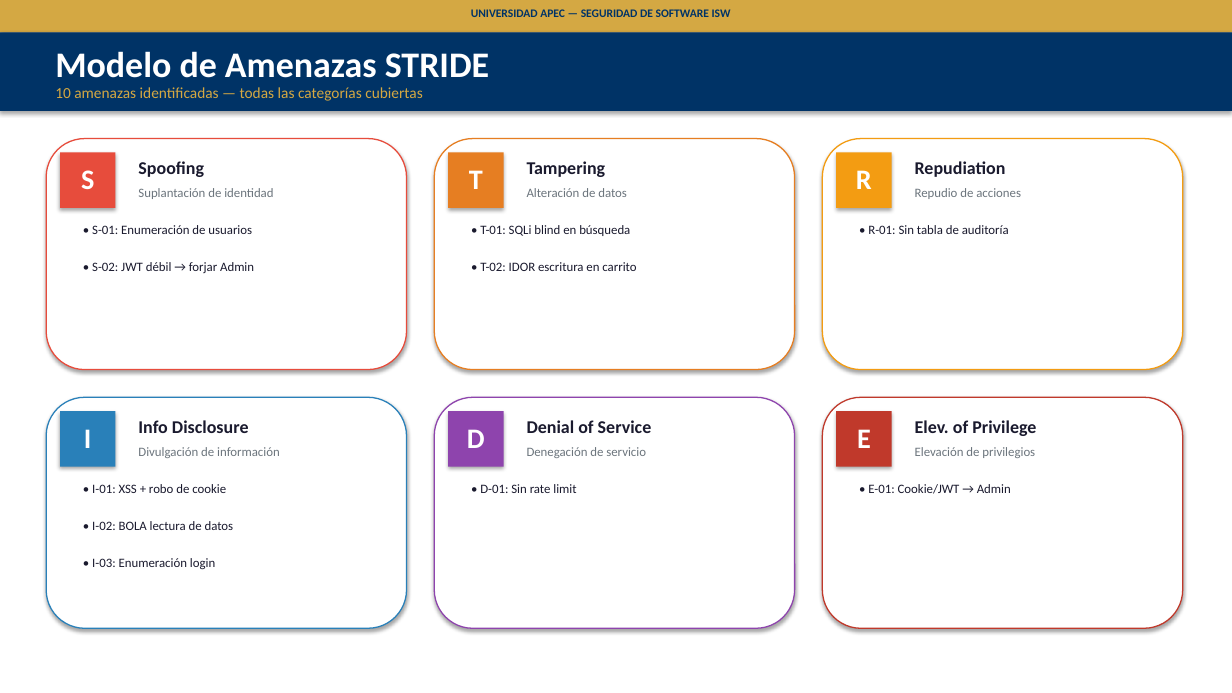
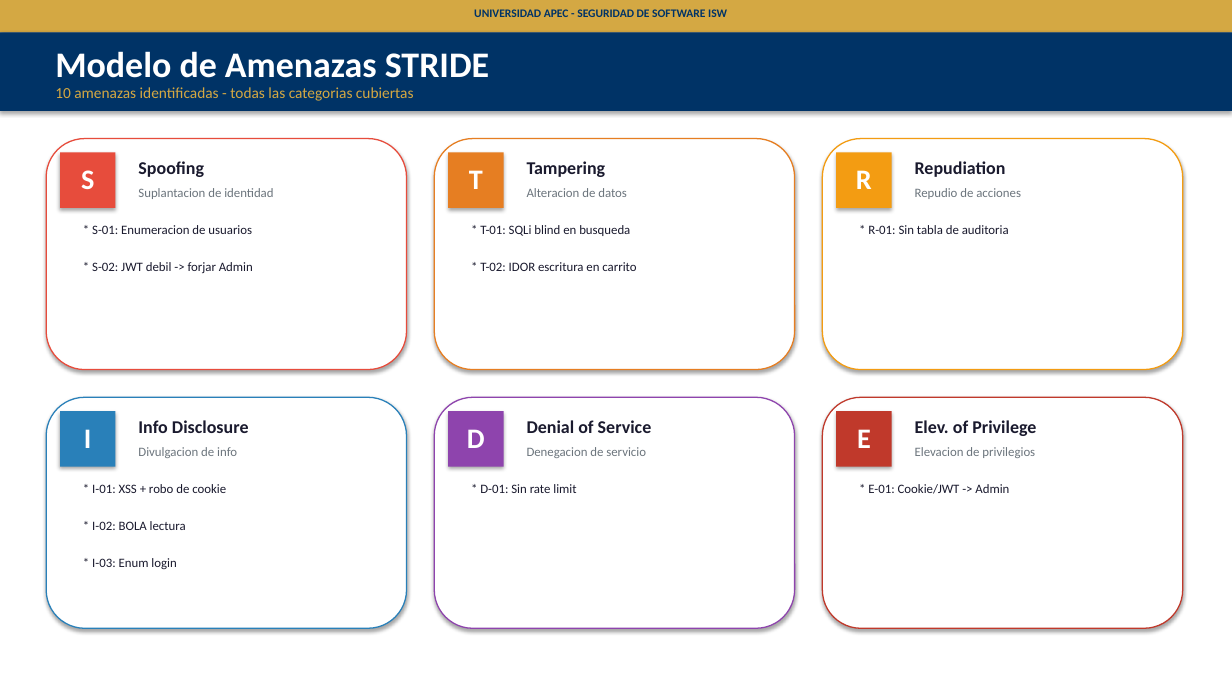
Before and after one commit to RainieryPeniaJrg/unapec-isw-mini-shop-security-lab, a slide deck: slide 5 of docs/fase1/presentacion-fase1-minishop.pptx. Drawn at 1232x693 pixels with LibreOffice and Linux fonts; fonts in the diff are those of the drawing. Boxes give left, top, right and bottom in pixels: in the first picture for what was removed or moved away, otherwise in the second. Text is boxed around its words. In the diff, an @@ line names an element or a change of style, - is before the commit and + after.

```diff
--- a/docs/fase1/presentacion-fase1-minishop.pptx
+++ b/docs/fase1/presentacion-fase1-minishop.pptx
@@ text at [474,9,727,17]: text changed @@
-UNIVERSIDAD APEC — SEGURIDAD DE SOFTWARE ISW
+UNIVERSIDAD APEC - SEGURIDAD DE SOFTWARE ISW
@@ text at [55,87,414,101]: text changed @@
-10 amenazas identificadas — todas las categorías cubiertas
+10 amenazas identificadas - todas las categorias cubiertas
@@ text at [138,188,273,199]: text changed @@
-Suplantación de identidad
+Suplantacion de identidad
@@ text at [527,188,627,197]: text changed @@
-Alteración de datos
+Alteracion de datos
@@ text at [480,225,630,236]: text changed @@
-• T-01: SQLi blind en búsqueda
+* T-01: SQLi blind en busqueda
@@ text at [92,262,253,273]: text changed @@
-• S-02: JWT débil → forjar Admin
+* S-02: JWT debil -> forjar Admin
@@ text at [138,447,237,458]: text changed @@
-Divulgación de información
+Divulgacion de info
@@ text at [868,484,1009,494]: text changed @@
-• E-01: Cookie/JWT → Admin
+* E-01: Cookie/JWT -> Admin
@@ text at [92,521,186,530]: text changed @@
-• I-02: BOLA lectura de datos
+* I-02: BOLA lectura
@@ text at [92,558,176,569]: text changed @@
-• I-03: Enumeración login
+* I-03: Enum login
```
Also in this commit, not shown: 18 other slides changed, 1 slide added, 3 slides removed.
